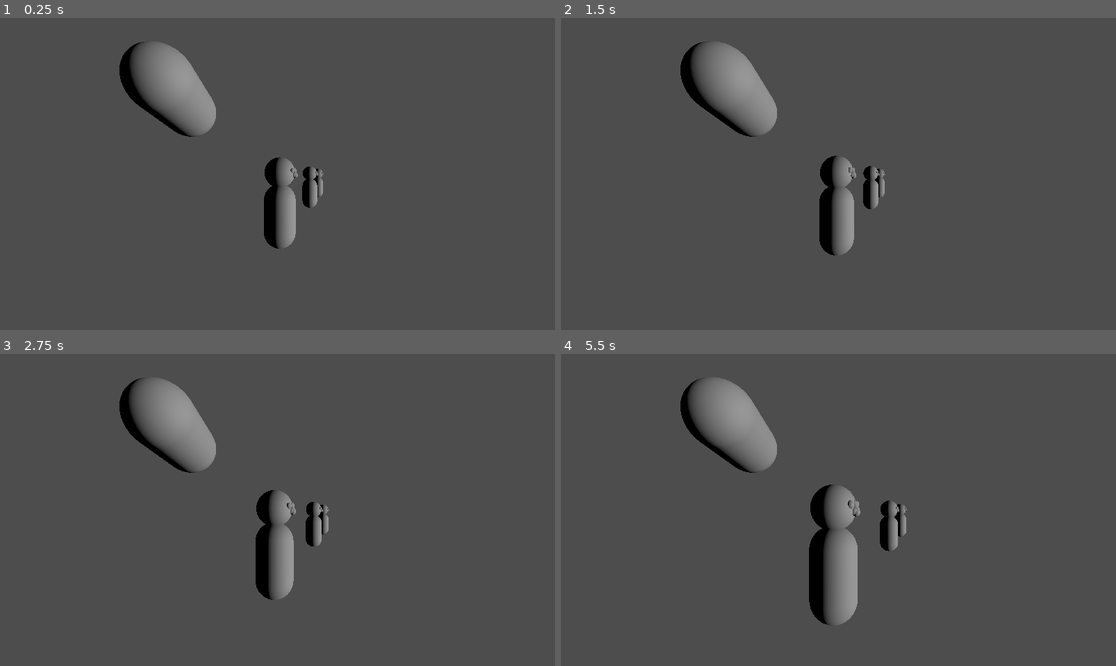
Above: before the commit, frames 1-4 (two rows, left to right).
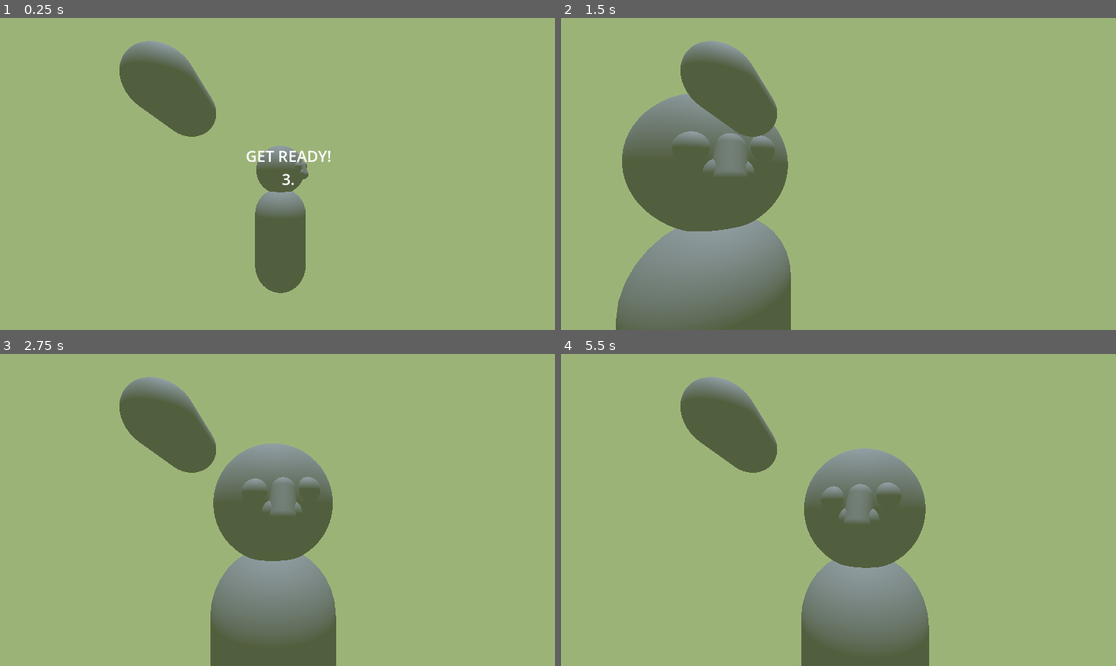
Above: after the commit, the same moments.

Repository: moziz/giants-gala-journey-2026
Game: Godot game, scene res://riku/riku.tscn
The game is run twice, just before and just after one commit, with the same random seed, the same clock (stepped at 60 frames per second) and the same inputs. The project has no main scene, so this scene is started directly.
Inputs:
- Up to frame 1 (0.25 s): no input
- Up to frame 2 (1.5 s): hold Ctrl 0.53-1.28 s; tap Shift at 0.8, 1.35 s
- Up to frame 3 (2.75 s): tap Ctrl at 1.55 s; hold Ctrl from 2.03 s (still down); tap Shift at 2.3 s
- Up to frame 4 (5.5 s): release Ctrl at 2.78 s; tap Shift at 2.85, 3.8, 4.35, 5.3 s; tap Ctrl at 3.05, 4.55 s; hold Ctrl 3.53-4.28 s; hold Ctrl from 5.03 s (still down)

The runs differ from the first frame. In frame 1, 98% of the frame differs, in the area x 0-100%, y 0-100%; in frame 2, 93%; in frame 3, 95%; in frame 4, 95%.

Commit message:
alku ja loppu

Diff:
--- /dev/null
+++ b/giants-gala-godot/riku/camera_3d.gd
@@ -0,0 +1,11 @@
+extends Camera3D
+
+func _ready():
+	pass
+
+func _process(delta):
+	if !Jattilaiset.LOPPU:
+		return
+
+	var l := 1 - pow(0.7, delta)
+	fov = lerpf(fov, 50, l)
--- /dev/null
+++ b/giants-gala-godot/riku/hytke.gd
@@ -0,0 +1,21 @@
+extends Node3D
+
+@onready var orig_pos := position
+@onready var orig_rot := rotation
+@onready var target_pos := position
+@onready var target_rot := rotation
+@onready var breathe := randf() * TAU
+@onready var breathe_speed := randf_range(0.9, 1.0)
+var interval := 0.0
+
+func _process(delta):
+	interval += delta
+	if interval > 0.5:
+		interval = 0.0 - randf() * 0.5
+		if randf() > 0.5:
+			target_rot = orig_rot + Vector3.UP * randf() * (randf() - 0.5) * 1
+			if randf() > 0.5:
+				target_pos = orig_pos + Vector3.UP * randf() * 1
+
+	position = position.lerp(target_pos + sin(breathe + Time.get_ticks_msec() * 0.001 * breathe_speed) * Vector3.UP, 0.1)
+	rotation = rotation.lerp(target_rot, 0.1)
--- /dev/null
+++ b/giants-gala-godot/riku/intro_text.gd
@@ -0,0 +1,46 @@
+extends Label
+
+var startText :String= ""
+var origText :String= ""
+
+func _ready():
+	var split := self.text.split("\n")
+	startText = split[0]
+	origText = split[1]
+
+var end_duration := 0.0
+func _process(delta):
+	if end_duration > 5.0:
+		label_settings.font_color.a *= 0.99
+		label_settings.font_color.a += 0.01
+		text = "Wow! You did this!\n\n\n\n\n\n\n\n\n\n\n\n\n"
+		label_settings.font_size = 32
+	elif Jattilaiset.INTRO:
+		intro(delta)
+	elif Jattilaiset.LOPPU:
+		label_settings.font_color.a *= 0.9
+		end_duration += delta
+	elif Jattilaiset.LOPUN_ALKU:
+		visible = true
+		outro(delta)
+	else:
+		visible = false
+
+func intro(delta: float):
+	const END_PORTION := 0.7
+	var prog := (1 - Jattilaiset.countdown) * (1.0 + END_PORTION)
+	if prog < 1.0:
+		var i := int(origText.length() * prog)
+		text = startText + "\n" + origText.substr(0, i)
+	else:
+		if text != "MASK!":
+			label_settings.font_size = 8
+		text = "MASK!"
+		var end := (prog - 1.0) / END_PORTION
+		label_settings.font_size = 8 + 512 * end
+		label_settings.font_color.a = 1 - end
+
+func outro(delta: float):
+	label_settings.font_size = label_settings.font_size * 0.8 + 32 * 0.2
+	label_settings.font_color.a = label_settings.font_color.a * 0.8 + 1.0 * 0.2
+	text = "DONE!"
--- a/giants-gala-godot/riku/jattilaiset.gd
+++ b/giants-gala-godot/riku/jattilaiset.gd
@@ -2,21 +2,89 @@
 extends Node3D
 
 static var singleton : Jattilaiset
+const YKSI_JATTILAINEN = preload("res://riku/yksi_jattilainen.tscn")
+const ALKUMATKA := 30.0
+const LOPPUMATKA := 90.0
+const INTERVALLI := 80.0
+const ALKU_INTERVALLI := INTERVALLI * 0.7
+static var INTRO :bool= false
+static var LOPUN_ALKU :bool= false
+static var LOPPU :bool= false
+
+var jattilaiset :Array[Node3D]= []
 
 func _ready():
+	INTRO = true
+	LOPUN_ALKU = false
+	LOPPU = false
 	singleton = self
+	for i in range(7):
+		var jatti :Node3D= YKSI_JATTILAINEN.instantiate()
+		self.add_child(jatti)
+		jatti.position.x = ALKUMATKA + ALKU_INTERVALLI + i * INTERVALLI
+		jattilaiset.push_back(jatti)
+		#jatti.visible = false
 
 static func get_closest_cammera_target_pos(src: Vector3):
+	if LOPPU:
+		return get_closest_cammera_target(src).global_position + Vector3.UP * 10
+	return get_closest_cammera_target(src).global_position
+
+static var countdown : float = 1.0
+static func get_closest_cammera_target(src: Vector3):
+	var lahin_jatti :Node3D = null
 	var closest := Vector3.FORWARD * 10000.0
 	var min_dist := 10000.0
-	for child: Node3D in singleton.get_children():
-		var target : Node3D = child.find_child("CameraTarget", true)
+	for jatti: Node3D in singleton.jattilaiset:
+		var target : Node3D = jatti.find_child("CameraTarget", true)
 		if !target:
 			continue
-		var pos :Vector3= child.global_position
+		var pos :Vector3= jatti.global_position
 		var dist := (src - pos).length()
 		if min_dist > dist:
-			#print(child, ", ", src, ", ", child.position, ", min_dist=", min_dist, ", dist=", dist, ", ", pos)
+			#print(jatti, ", ", src, ", ", jatti.position, ", min_dist=", min_dist, ", dist=", dist, ", ", pos)
 			min_dist = dist
 			closest = pos
-	return closest
+			lahin_jatti = jatti
+		if !LOPPU:
+			if pos.x + INTERVALLI * 1.1 < src.x:
+				jatti.visible = false
+			elif pos.x - INTERVALLI * 1.1 > src.x:
+				jatti.visible = false
+
+	if INTRO:
+		countdown = (closest.x - src.x - ALKU_INTERVALLI) / ALKUMATKA
+		print("alku: ", countdown)
+		if countdown <= 0.0:
+			INTRO = false
+			countdown = 0.0
+
+	if closest.x + INTERVALLI < src.x:
+		LOPUN_ALKU = true
+
+	if closest.x + INTERVALLI + LOPPUMATKA < src.x:
+		LOPPU = true
+
+	lahin_jatti.visible = true
+	if LOPPU and singleton:
+		lahin_jatti = singleton.jattilaiset[singleton.jattilaiset.size() / 2]
+	return lahin_jatti
+
+func _process(delta):
+	if !LOPPU:
+		return
+	const interval := 13.0
+	const front := 17.0
+	const down := -20.0
+	var i :int= 0
+	var target :Vector3
+	target.x = jattilaiset.size() * -0.5 * interval
+	target.z = -50
+	target.y = 20
+	var l := 1 - pow(0.2, delta)
+	for jatti :Node3D in jattilaiset:
+		jatti.position.x = lerpf(jatti.position.x, target.x + i * interval, l)
+		jatti.position.z = lerpf(jatti.position.z, target.z + (i%2) * front, l)
+		jatti.position.y = lerpf(jatti.position.y, target.y + (i%2) * down, l)
+		jatti.visible = true
+		i += 1
--- a/giants-gala-godot/riku/liukuhihna.gd
+++ b/giants-gala-godot/riku/liukuhihna.gd
@@ -2,4 +2,10 @@
 
 
 func _process(delta):
-	position.x -= delta * 10
+	if !Jattilaiset.LOPPU:
+		if Input.is_key_pressed(KEY_CTRL) and Input.is_key_pressed(KEY_SHIFT):
+			position.x -= delta * 1000
+		position.x -= delta * 10
+		return
+	var l := 1 - pow(0.9, delta)
+	position.x = position.x * l
--- a/giants-gala-godot/riku/riku.tscn
+++ b/giants-gala-godot/riku/riku.tscn
@@ -1,11 +1,22 @@
 [gd_scene format=3 uid="uid://p1nxh78kdjbh"]
 
 [ext_resource type="Script" uid="uid://c4beiqvhbwtqo" path="res://riku/ymparisto.gd" id="1_nf0wm"]
+[ext_resource type="Script" uid="uid://c580x3rthyy13" path="res://riku/camera_3d.gd" id="2_7nowf"]
 [ext_resource type="Script" uid="uid://c0ouf3vsd8lym" path="res://riku/liukuhihna.gd" id="2_d4nlf"]
 [ext_resource type="Script" uid="uid://ckk7evday757n" path="res://riku/jattilaiset.gd" id="2_kgac2"]
-[ext_resource type="PackedScene" uid="uid://cp2tnunixcfdx" path="res://riku/yksi_jattilainen.tscn" id="3_d4nlf"]
+[ext_resource type="Script" uid="uid://chr337e01mdcf" path="res://riku/intro_text.gd" id="4_kgac2"]
 
 [sub_resource type="CapsuleMesh" id="CapsuleMesh_kgac2"]
+
+[sub_resource type="Environment" id="Environment_kgac2"]
+background_mode = 1
+background_color = Color(0.6117647, 0.7019608, 0.47058824, 1)
+ambient_light_source = 2
+ambient_light_color = Color(0.6117647, 0.7019608, 0.47058824, 1)
+reflected_light_source = 1
+
+[sub_resource type="LabelSettings" id="LabelSettings_kgac2"]
+font_size = 32
 
 [node name="Riku" type="Node3D" unique_id=2056958564]
 
@@ -22,20 +33,39 @@
 mesh = SubResource("CapsuleMesh_kgac2")
 
 [node name="Camera3D" type="Camera3D" parent="Maailma/PelaajienYmparisto" unique_id=1778856546]
+environment = SubResource("Environment_kgac2")
+script = ExtResource("2_7nowf")
 
 [node name="Liukuhihna" type="Node3D" parent="Maailma" unique_id=123787549]
-transform = Transform3D(1, 0, 0, 0, 1, 0, 0, 0, 1, 142.74246, 0, -38.135426)
+transform = Transform3D(1, 0, 0, 0, 1, 0, 0, 0, 1, 0, 0, -38.135)
 script = ExtResource("2_d4nlf")
 
 [node name="Jattilaiset" type="Node3D" parent="Maailma/Liukuhihna" unique_id=1790405881]
 script = ExtResource("2_kgac2")
 
-[node name="YksiJattilainen" parent="Maailma/Liukuhihna/Jattilaiset" unique_id=1189231729 instance=ExtResource("3_d4nlf")]
+[node name="DirectionalLight3D" type="DirectionalLight3D" parent="Maailma" unique_id=1262031826]
+transform = Transform3D(1, 0, 0, 0, -4.371139e-08, 1, 0, -1, -4.371139e-08, 0, 0, 0)
+light_color = Color(0.81, 0.8638333, 1, 1)
 
-[node name="YksiJattilainen2" parent="Maailma/Liukuhihna/Jattilaiset" unique_id=1548454733 instance=ExtResource("3_d4nlf")]
-transform = Transform3D(1, 0, 0, 0, 1, 0, 0, 0, 1, 179.1659, 0, 0)
+[node name="DirectionalLight3D2" type="DirectionalLight3D" parent="Maailma" unique_id=1357746677]
+transform = Transform3D(0.99999994, 0, 0, 0, -4.371139e-08, -0.99999994, 0, 1, -4.3711385e-08, 0, 0, 0)
+visible = false
+light_color = Color(0.7366933, 0.76, 0.6992, 1)
+light_energy = 0.8
 
-[node name="YksiJattilainen3" parent="Maailma/Liukuhihna/Jattilaiset" unique_id=1018957613 instance=ExtResource("3_d4nlf")]
-transform = Transform3D(1, 0, 0, 0, 1, 0, 0, 0, 1, 334.12906, 0, 0)
-
-[node name="DirectionalLight3D" type="DirectionalLight3D" parent="Maailma" unique_id=1262031826]
+[node name="IntroText" type="Label" parent="Maailma" unique_id=175875229]
+anchors_preset = 15
+anchor_right = 1.0
+anchor_bottom = 1.0
+offset_left = 579.0
+offset_top = 299.0
+offset_right = -533.0
+offset_bottom = -326.0
+grow_horizontal = 2
+grow_vertical = 2
+text = "GET READY!
+3... 2... 1...   "
+label_settings = SubResource("LabelSettings_kgac2")
+horizontal_alignment = 1
+vertical_alignment = 1
+script = ExtResource("4_kgac2")
--- a/giants-gala-godot/riku/yksi_jattilainen.tscn
+++ b/giants-gala-godot/riku/yksi_jattilainen.tscn
@@ -1,4 +1,6 @@
 [gd_scene format=3 uid="uid://cp2tnunixcfdx"]
+
+[ext_resource type="Script" uid="uid://dg8mvi6d7rg7j" path="res://riku/hytke.gd" id="1_1ralk"]
 
 [sub_resource type="CapsuleMesh" id="CapsuleMesh_cxf7r"]
 
@@ -15,30 +17,33 @@
 [node name="CameraTarget" type="Node3D" parent="." unique_id=1412520312]
 transform = Transform3D(1, 0, 0, 0, 1, 0, 0, 0, 1, 0, 0.01693058, 0)
 
-[node name="MeshInstance3D" type="MeshInstance3D" parent="." unique_id=908892823]
+[node name="Graffat" type="Node3D" parent="." unique_id=1347673237]
+script = ExtResource("1_1ralk")
+
+[node name="MeshInstance3D" type="MeshInstance3D" parent="Graffat" unique_id=908892823]
 transform = Transform3D(22.735, 0, 0, 0, 22.735, 0, 0, 0, 22.735, 0, -29.974443, 0)
 mesh = SubResource("CapsuleMesh_cxf7r")
 
-[node name="MeshInstance3D2" type="MeshInstance3D" parent="." unique_id=757964786]
+[node name="MeshInstance3D2" type="MeshInstance3D" parent="Graffat" unique_id=757964786]
 transform = Transform3D(21.715, 0, 0, 0, 21.715, 0, 0, 0, 21.715, 0, 1.042984, 0)
 mesh = SubResource("SphereMesh_1ralk")
 
-[node name="nena" type="MeshInstance3D" parent="MeshInstance3D2" unique_id=1677740100]
+[node name="nena" type="MeshInstance3D" parent="Graffat/MeshInstance3D2" unique_id=1677740100]
 transform = Transform3D(0.17943329, 0.012388806, 0.007087671, -0.0141914105, 0.16439831, 0.07191541, -0.0015236397, -0.07224776, 0.16485737, 0, -0.009765819, 0.47618878)
 mesh = SubResource("CapsuleMesh_1ralk")
 
-[node name="MeshInstance3D" type="MeshInstance3D" parent="MeshInstance3D2/nena" unique_id=767975879]
+[node name="MeshInstance3D" type="MeshInstance3D" parent="Graffat/MeshInstance3D2/nena" unique_id=767975879]
 transform = Transform3D(1, 2.142042e-08, 1.3969839e-09, -3.4691766e-08, 1.0000004, -2.9802322e-08, -2.3283064e-09, -1.1920929e-07, 1, 0.23317337, -0.30757082, -0.13263607)
 mesh = SubResource("SphereMesh_cxf7r")
 
-[node name="MeshInstance3D2" type="MeshInstance3D" parent="MeshInstance3D2/nena" unique_id=1219227091]
+[node name="MeshInstance3D2" type="MeshInstance3D" parent="Graffat/MeshInstance3D2/nena" unique_id=1219227091]
 transform = Transform3D(1, 2.188608e-08, 1.3969839e-09, -3.655441e-08, 1.0000004, -2.9802322e-08, -1.8626451e-09, -1.4901161e-07, 1, -0.209258, -0.2974478, -0.18464398)
 mesh = SubResource("SphereMesh_cxf7r")
 
-[node name="silma_1" type="MeshInstance3D" parent="MeshInstance3D2" unique_id=1406396446]
+[node name="silma_1" type="MeshInstance3D" parent="Graffat/MeshInstance3D2" unique_id=1406396446]
 transform = Transform3D(0.18000002, 0, 0, 0, 0.18000002, 0, 0, 0, 0.18000002, -0.16773659, 0.05952092, 0.4289725)
 mesh = SubResource("SphereMesh_vvx4m")
 
-[node name="silma_2" type="MeshInstance3D" parent="MeshInstance3D2" unique_id=1696611079]
+[node name="silma_2" type="MeshInstance3D" parent="Graffat/MeshInstance3D2" unique_id=1696611079]
 transform = Transform3D(0.17, 0, 0, 0, 0.17, 0, 0, 0, 0.17, 0.17752624, 0.080376014, 0.43720204)
 mesh = SubResource("SphereMesh_vvx4m")
Not shown, added: giants-gala-godot/riku/camera_3d.gd.uid
Not shown, added: giants-gala-godot/riku/hytke.gd.uid
Not shown, added: giants-gala-godot/riku/intro_text.gd.uid
Not shown, added: giants-gala-godot/start_godot.bat
